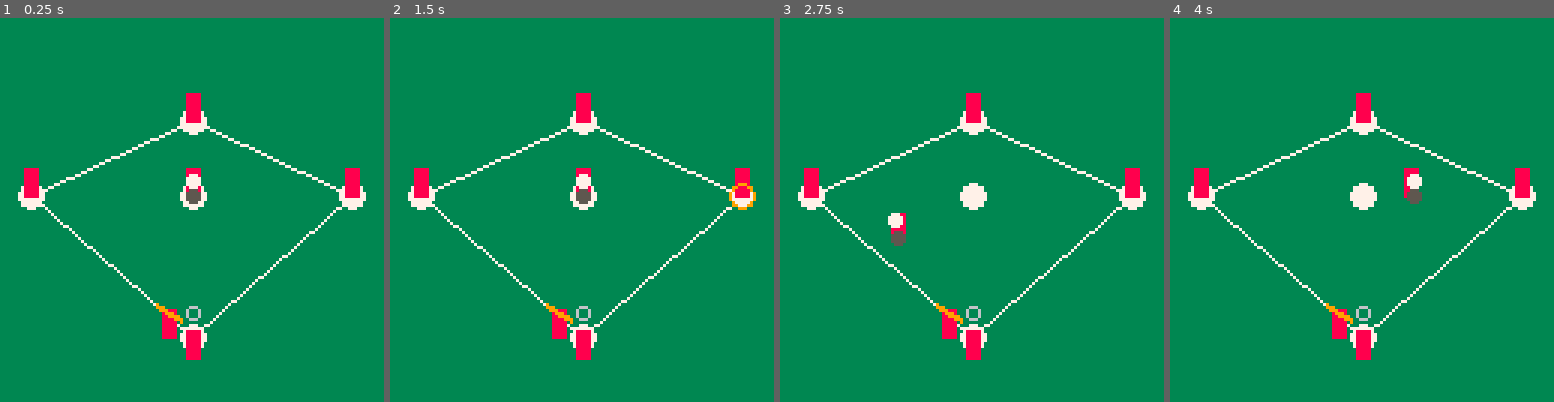
Above: before the commit, frames 1-4 (left to right).
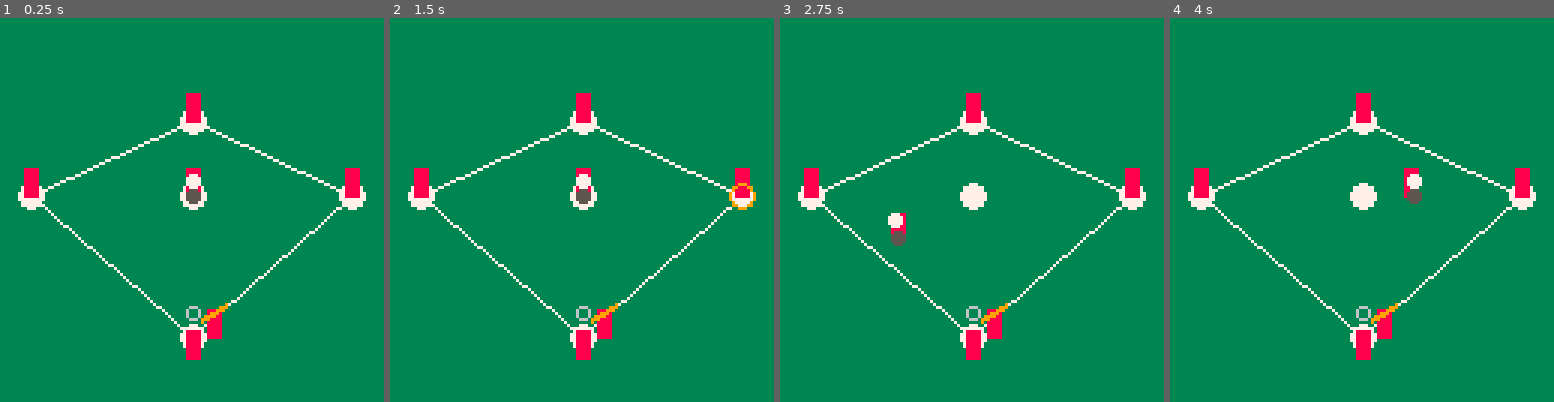
Above: after the commit, the same moments.

Repository: nucleartide/Baseball-WIth-Friends
Game: PICO-8 cartridge baseball-with-friends.p8
The game is run twice, just before and just after one commit, with the same random seed, the same clock (stepped at 60 frames per second) and the same inputs.
Inputs:
- Up to frame 1 (0.25 s): no input
- Up to frame 2 (1.5 s): tap O (Z key) at 0.33, 0.7, 1.43 s; tap X (X key) at 1.07 s
- Up to frame 3 (2.75 s): hold Left 1.97-2.37 s; tap X (X key) at 2.07, 2.4, 2.73 s; tap O (Z key) at 2.22 s; hold Down from 2.42 s (still down)
- Up to frame 4 (4 s): release Down at 2.82 s; hold Right 2.87-3.53 s; tap X (X key) at 3.07, 3.4, 3.73 s; tap O (Z key) at 3.1, 3.98 s; hold Up from 3.58 s (still down)

The runs differ from the first frame. In frame 1, 0.7% of the frame differs, in the area x 40-60%, y 74-84%; in frame 2, 0.7%; in frame 3, 0.7%; in frame 4, 0.7%.

Commit message:
draw batter

Diff:
--- a/baseball-with-friends.p8
+++ b/baseball-with-friends.p8
@@ -70,8 +70,8 @@
     end
 end
 
-function player_draw(p)
-    local sx, sy = world2screen(p.pos)
+function player_draw(p, force_pos)
+    local sx, sy = world2screen(force_pos or p.pos)
     rectfill(sx-p.side, sy-p.h+1, sx+p.side, sy, 8)
     return sx, sy
 end
@@ -242,8 +242,23 @@
 -- no running as of now.
 
 -- batter can bat and run.
-function batter(x, z, player_num, handedness)
+function batter(x, z, player_num, handedness, home_plate_pos)
+    assert(home_plate_pos~=nil)
+
+    -- [x] player's position.
+    -- [x] handedness.
+    -- [x] home plate position.
+    -- [x] rel_to_home_plate_pos.
+    -- [x] get_batter_worldspace()
+    -- [x] get_batter_half_body_worldspace()
+    -- [ ] bat aim vector (relative to get_batter_half_body_worldspace)
+
+    handedness = handedness or 'right'
+    local rel_to_home_plate_x = handedness=='right' and -5 or 5
+    local bat_aim_x = handedness=='right' and 5 or -5
+
     return assign(player(vec3(x,0,z), player_num), {
+        -- state of player.
         state = batter_batting,
 
         -- animation timer.
@@ -256,14 +271,35 @@
         -- 'left' | 'right'
         handedness = handedness or 'right',
 
-        -- in local space relative to batter pos.
-        -- flipped depending on handedness.
-        bat_aim_vec = vec3(5, 0, 0),
+        -- relative to get_batter_Half_body_worldspace.
+        bat_aim_vec = vec3(bat_aim_x, 0, 0),
+
+        -- home plate pos reference.
+        home_plate_pos = home_plate_pos,
+
+        -- relative to home_plate_pos.
+        rel_to_home_plate_pos = vec3(rel_to_home_plate_x, 0, 0),
     })
 end
 
-function get_batter_half_height(b)
-    return vec3(b.pos.x, b.h*.5, b.pos.z)
+function get_batter_worldspace(b)
+    return worldspace(
+        b.home_plate_pos,
+        b.rel_to_home_plate_pos
+    )
+end
+
+function get_batter_half_body_worldspace(b)
+    local pos = get_batter_worldspace(b)
+    pos.y = b.h/2
+    return pos
+end
+
+function get_batter_aim_pos(b)
+    return worldspace(
+        get_batter_half_body_worldspace(b),
+        b.bat_aim_vec
+    )
 end
 
 function update_batter(b, ball1)
@@ -387,46 +423,43 @@
 end
 
 function draw_batter(b)
-    player_draw(b)
-    local bx, by = world2screen(b.pos)
-
+    -- determine world pos.
+    local world_pos = get_batter_worldspace(b)
+
+    -- draw player body.
+    player_draw(b, world_pos)
+
+    -- determine batter screen space.
+    local bx, by = world2screen(world_pos)
+
+    -- draw bat.
     if b.state==batter_batting or b.state==batter_charging then
-
-        --
-        -- draw baseball bat.
-        --
-
-        local high_point_x, high_point_y = bx - b.side*2, by - b.h
-        local low_point_x, low_point_y = bx + b.side*2, by - b.h*.5
+        -- determine whether to flip.
+        local scale = 1
+        if b.handedness == 'left' then scale *= -1 end
+
+        -- determine points of bat.
+        local high_point_x, high_point_y = bx - b.side*2*scale, by - b.h
+        local low_point_x, low_point_y = bx + b.side*2*scale, by - b.h*.5
+
+        -- actually draw bat.
         for i=0,1 do
             local c = 9
             if b.t>(b.charging_anim_len*.5) then c = 8 end
             line(high_point_x, high_point_y-i, low_point_x, low_point_y-i, c)
         end
-
     elseif b.state==batter_swinging then
-
-        --
-        -- draw the baseball bat.
-        --
-
+        -- determine points of bat.
         local high_point_x, high_point_y = bx, by - b.h*.5
-        local low_point_x, low_point_y = bx + b.side*4, by
-        local ax, ay = world2screen(worldspace(get_batter_half_height(b), b.bat_aim_vec))
-        for i=0,1 do
-            line(high_point_x, high_point_y-i, ax, ay-i, 9)
-        end
-
-    end
-
-    --
+
+        -- actually draw bat.
+        local ax, ay = world2screen(get_batter_aim_pos(b))
+        for i=0,1 do line(high_point_x, high_point_y-i, ax, ay-i, 9) end
+    end
+
     -- draw baseball bat preview.
-    --
-
-    local ax, ay = world2screen(worldspace(get_batter_half_height(b), b.bat_aim_vec))
+    local ax, ay = world2screen(get_batter_aim_pos(b))
     circ(ax, ay, 2, 6)
-
-    -- right and left handed batters.
 end
 
 --
@@ -849,7 +882,7 @@
     }
 
     batters = {
-        batter(bases[1].x - 5, bases[1].z, 1)
+        batter(bases[1].x - 5, bases[1].z, 1, 'left', bases[1])
     }
 end
 
--- a/utils.p8
+++ b/utils.p8
@@ -48,6 +48,10 @@
 	v1.y = v2.y
 	v1.z = v2.z
 	return v1
+end
+
+function vec3_flip(v)
+	return vec3(v.x*-1, v.y, v.z)
 end
 
 function vec3_add_to(v1, v2)
